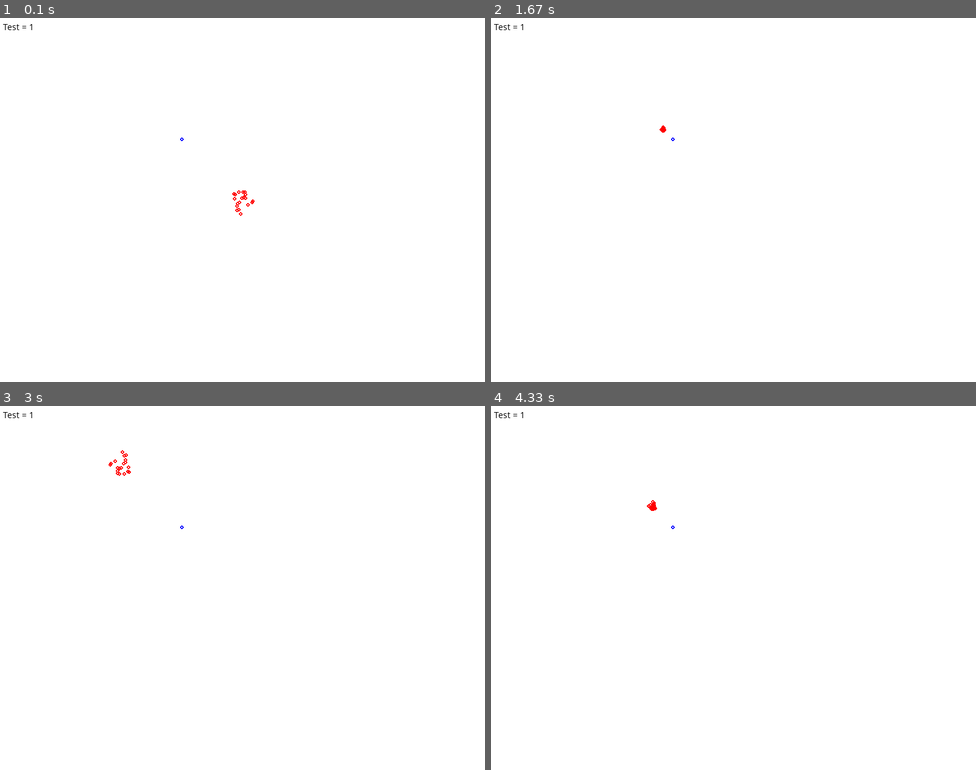
Above: before the commit, frames 1-4 (two rows, left to right).
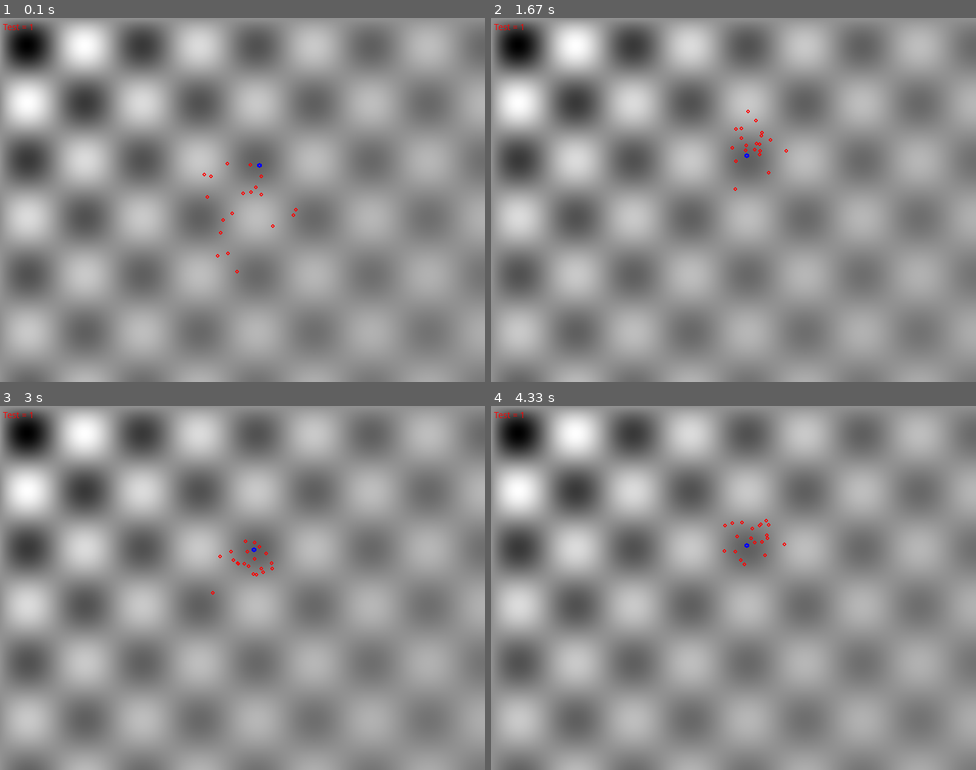
Above: after the commit, the same moments.

Repository: Sekou/PYHelpersRTU
Game: pygame game, started from particle_swarm.py
The game is run twice, just before and just after one commit, with the same random seed, the same clock (stepped at 60 frames per second) and the same inputs.
Inputs:
- Up to frame 1 (0.1 s): no input
- Up to frame 2 (1.67 s): hold R 0.33-0.8 s
- Up to frame 3 (3 s): no input
- Up to frame 4 (4.33 s): no input

The runs differ from the first frame. In frame 1, 99% of the frame differs, in the area x 0-100%, y 0-100%; in frame 2, 99%; in frame 3, 99%; in frame 4, 99%.

Commit message:
Update particle_swarm.py

Diff:
--- a/particle_swarm.py
+++ b/particle_swarm.py
@@ -1,46 +1,58 @@
 #2026, S. Diane, particle swarm optimization
-
 import sys, pygame, numpy as np, math
 
 pygame.font.init()
-def draw_text(screen, s, x, y, sz=15, c=(0, 0, 0)):  # отрисовка текста
+def draw_text(screen, s, x, y, sz=15, c=(255, 0, 0)):  # отрисовка текста
     screen.blit(pygame.font.SysFont('Comic Sans MS', sz).render(s, True, c), (x, y))
 def dist(p1, p2): return np.linalg.norm(np.subtract(p1, p2)) #расстояние между точками
 def rot(v, ang): return np.dot([[-v[1], v[0]], v],[math.sin(ang), math.cos(ang)]) # поворот вектора на угол
 
 sz = (800, 600)
 
-class Particle:
+def func(x,y):# целевая функция (с многими локальными минимумами)
+    return 1-math.sin(y/30)*math.sin(x/30)/(200+x+y)
+
+class Particle: #класс частицы-гипотезы о решении оптимизационной задачи
     def __init__(self, p):
-        self.p, self.v=p,[0,0]
-    def sim(self, goal, dt):
-        self.v+=0.05*(goal - np.array(self.p))
+        self.val, self.val_best=100500,100500
+        self.p, self.p_best, self.v=[*p],[*p],[0,0]
+    def sim(self, g_best, func, dt):
+        self.val=func(self.p[0],self.p[1])
+        if self.val<self.val_best: self.val_best, self.p_best = self.val, [*self.p]
+        self.v+=0.15*(self.p_best - np.array(self.p)) + 0.1*(g_best - np.array(self.p)) +\
+        np.random.multivariate_normal([0,0], 50*np.eye(2)) #небольшое случайное отклонение
         self.p+=self.v*dt
-    def draw(self, screen):
-        pygame.draw.circle(screen, (255,0,0), self.p, 3, 2)
+    def draw(self, screen): pygame.draw.circle(screen, (255,0,0), self.p, 3, 2)
+
+# генерируем растр по заданной функции
+arr=np.zeros([sz[0], sz[1], 3]) #x and y are swapped for pygame compatibility
+for x in range(arr.shape[0]):
+    for y in range(arr.shape[1]):
+        arr[x,y,:]=func(x,y)
+arr=(arr-np.min(arr))*255/(np.max(arr)-np.min(arr))
+func_surf = pygame.surfarray.make_surface(np.array(arr, dtype=int))
 
 if __name__=="__main__":
     screen, timer, fps =  pygame.display.set_mode(sz), pygame.time.Clock(), 20
     pygame.display.set_caption('Animation 2D')
     dt = 1 / fps
 
-    goal=[300,200]
-    pts=[Particle(np.random.multivariate_normal([400,300], 100*np.eye(2))) for i in range(20)]
+    goal, v_best=[400,300], 100500
+    pts=[Particle(np.random.multivariate_normal([400,300], 2500*np.eye(2))) for i in range(20)]
 
     while True:
         for ev in pygame.event.get():
             if ev.type==pygame.QUIT: sys.exit(0)
             if ev.type == pygame.KEYDOWN:
-                if ev.key == pygame.K_r:
-                    print("Hi")
+                if ev.key == pygame.K_r: print("Hi")
 
-        screen.fill((255, 255, 255))
+        for p in pts: p.sim(goal, func, dt)
+        i=np.argmin([p.val for p in pts])
+        if pts[i].val<v_best:
+            v_best, goal=pts[i].val, [*pts[i].p]
 
-        for p in pts: p.sim(goal, dt)
-        for p in pts: p.draw(screen)
-        pygame.draw.circle(screen, (0,0,255), goal, 3, 2)
-
+        screen.blit(func_surf, (0, 0))
+        for p in pts: p.draw(screen) #рисуем частицы
+        pygame.draw.circle(screen, (0,0,255), goal, 4, 3) #рисуем точку-решение
         draw_text(screen, f"Test = {1}", 5, 5)
         pygame.display.flip(), timer.tick(fps)
-
-#template file by S. Diane, RTU MIREA, 2024-2026
